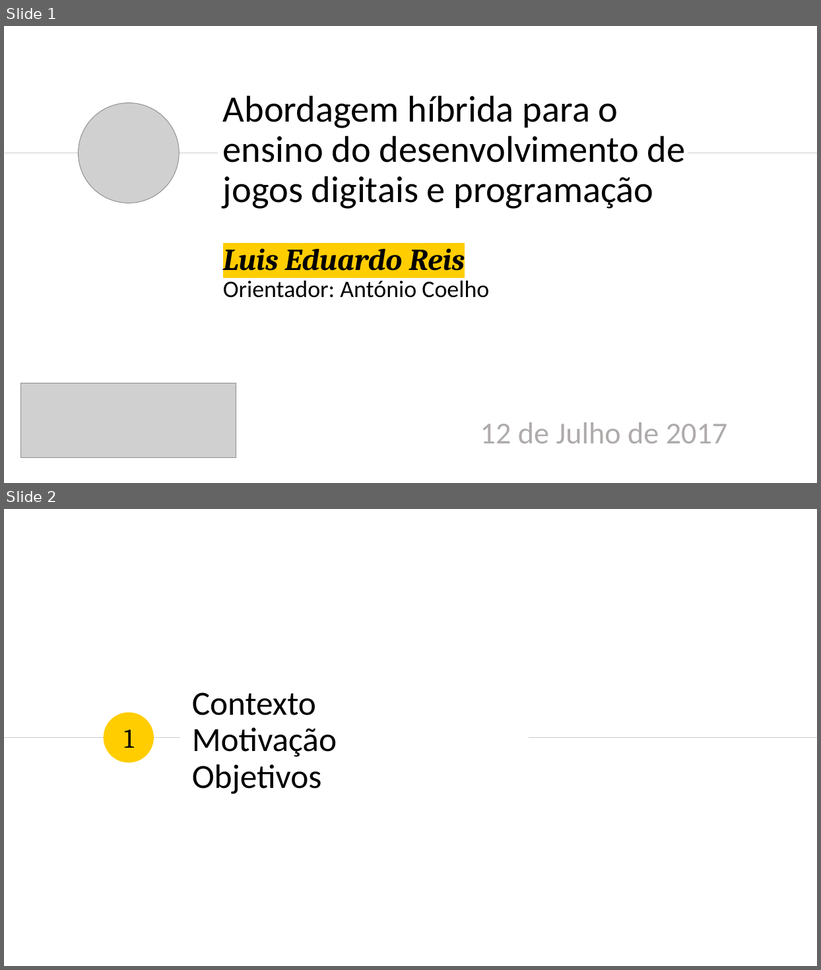
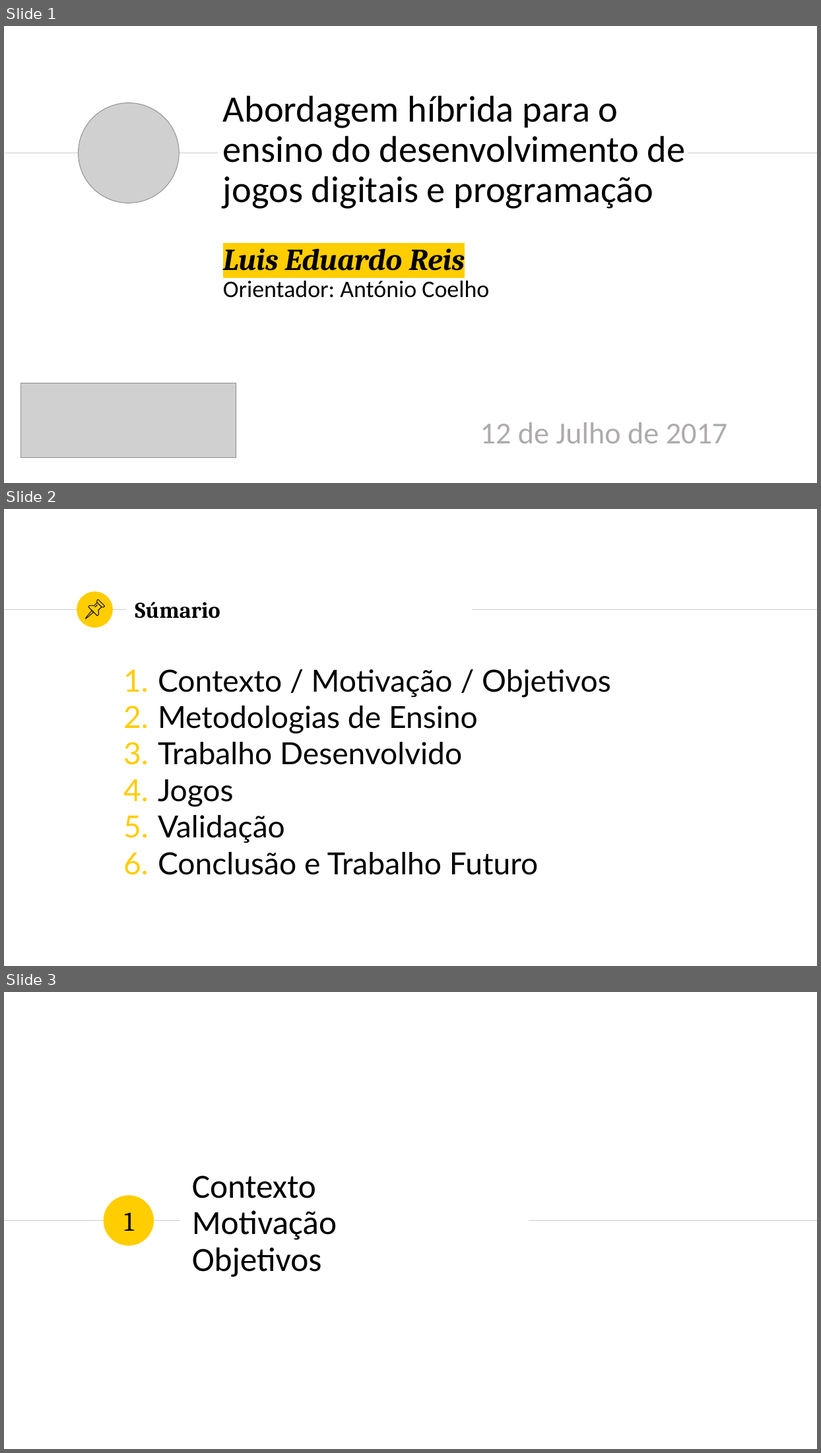
Before and after one commit to LuisEduardoReis/DISS_games, a slide deck: apresentacao/apresentacao.pptx. Shown one above the other, each under a label of ours: slides 1 and 2 before the commit, slides 1, 2 and 3 after it. The pictures are 821x970 and 821x1453 pixels, drawn with LibreOffice and Linux fonts; fonts in the diff are those of the drawing; grey boxes stand for pictures. Boxes give left, top, right and bottom in pixels: in the first picture for what was removed or moved away, otherwise in the second. Text is boxed around its words. In the diff, an @@ line names an element or a change of style, - is before the commit and + after.

```diff
--- a/apresentacao/apresentacao.pptx
+++ b/apresentacao/apresentacao.pptx
@@ slide 2 added at (x1=4, y1=509, x2=817, y2=966), background #FFFFFF @@
@@ ellipse added at (x1=77, y1=591, x2=113, y2=627), fill #FFCD00 @@
@@ group added at (x1=86, y1=600, x2=104, y2=619): 4 freeform shapes @@
@@ title added at (x1=135, y1=601, x2=220, y2=619), 26.7 pt, text #000000, bold @@
+Súmario
@@ line added from (4, 609) to (127, 609), #CCCCCC 0.75 pt @@
@@ line added from (473, 609) to (817, 609), #CCCCCC 0.75 pt @@
@@ text added at (x1=158, y1=669, x2=611, y2=875), 36 pt, text #000000 @@
+1. Contexto / Motivação / Objetivos
+2. Metodologias de Ensino
+3. Trabalho Desenvolvido
+4. Jogos
+5. Validação
+6. Conclusão e Trabalho Futuro
@@ what was slide 2 is now slide 3 @@
```
Also in this commit, not shown: 1 slide changed, 1 other slide added, 1 slide removed, 1 other file.
